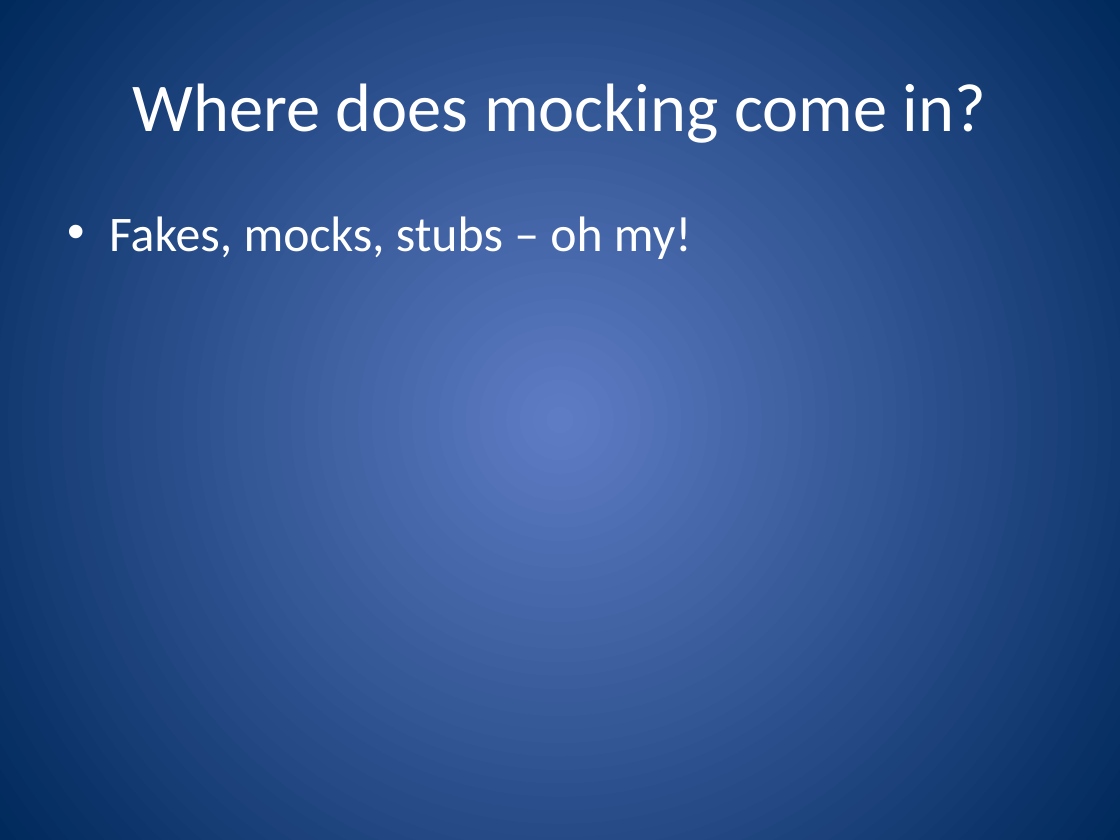
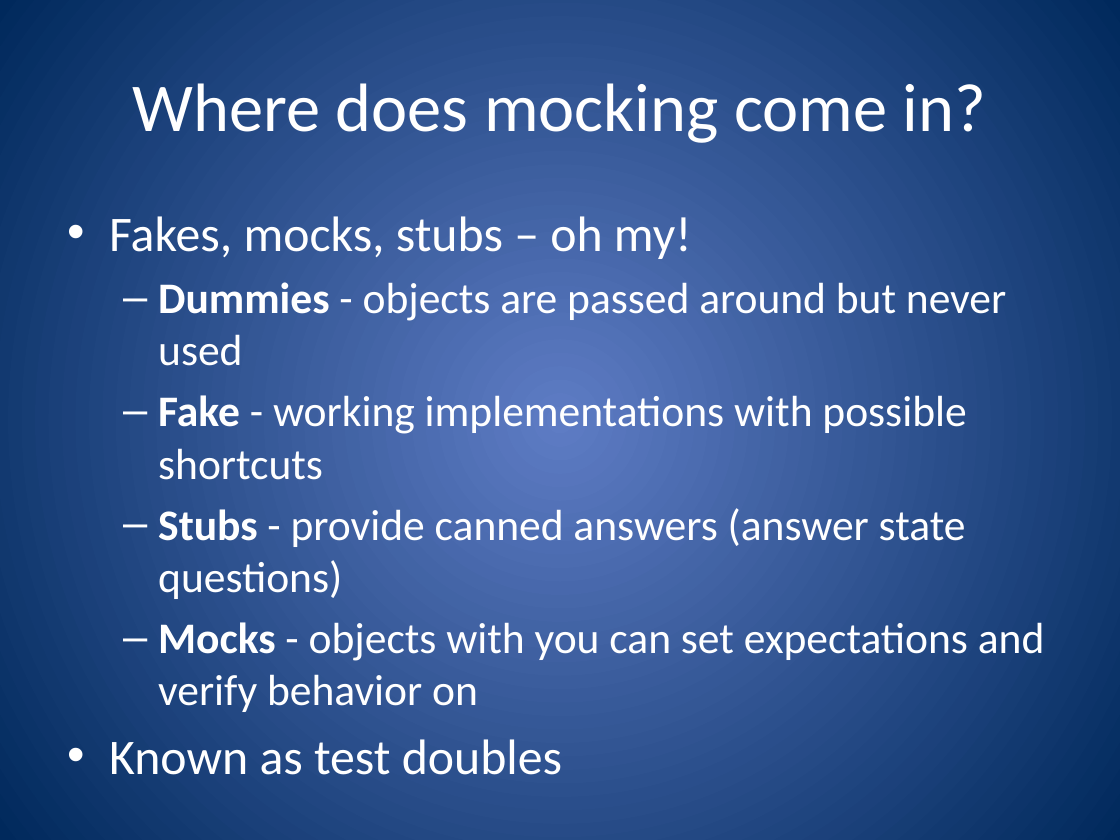
Before and after one commit to ferventcoder/presentations, a slide deck: slide 22 of dotNet/powershellbdd/AutomatedTestingForPowerShell.pptx. Drawn at 1120x840 pixels with LibreOffice and Linux fonts; fonts in the diff are those of the drawing. Boxes give left, top, right and bottom in pixels: in the first picture for what was removed or moved away, otherwise in the second. Text is boxed around its words. In the diff, an @@ line names an element or a change of style, - is before the commit and + after.

```diff
--- a/dotNet/powershellbdd/AutomatedTestingForPowerShell.pptx
+++ b/dotNet/powershellbdd/AutomatedTestingForPowerShell.pptx
@@ text at [158,282,1045,712]: paragraphs added @@
+  – Dummies - objects are passed around but never used
+  – Fake - working implementations with possible shortcuts
+  – Stubs - provide canned answers (answer state questions)
+  – Mocks - objects with you can set expectations and verify behavior on
+• Known as test doubles
```
Also in this commit, not shown: 4 other slides changed, 4 slides added, 1 slide removed.
